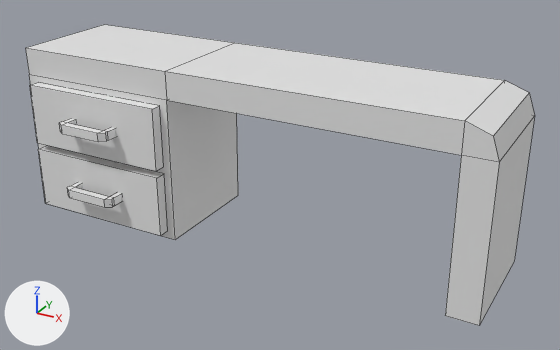
An edit to the FBX model Assets/Models/Props/Destructibles/OfficeTable.FBX, drawn before and after from the same camera.
Before and after are seen from a camera (50 mm lens) standing at (-1.31, -1.67, 1.91) and looking at (-3.01, 1.42, 0.36). The axes (+X, +Y, +Z) are drawn at lower left. The lights are the same throughout. Mesh edges are drawn as thin lines. Where no turn or scale is listed for an object, it has been applied to the vertices.

Script lines for the objects in view, before the commit:
```python
me_mesh = bpy.data.meshes.new('Mesh')
me_mesh.from_pydata(...)  # 88 vertices, 72 faces; spans x -0.45..2.02, y -0.46..0.31, z 0.0..0.89
ob_box005 = bpy.data.objects.new('Box005', me_mesh)
ob_box005.location = (-3.927, 1.469, 0.0)
```
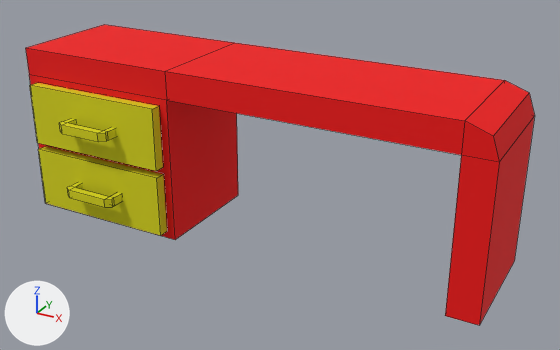
Commit message: Updated Office models

Edits to the bpy script that builds the scene:
```text
Add mat_01___default:
    mat_01___default = principled_material('01 - Default')
    mat_01___default.base_color = (0.882, 0.0, 0.0)  # red #f10000
    mat_01___default.roughness = 0.859
Add mat_01___default_001:
    mat_01___default_001 = principled_material('01 - Default.001')
    mat_01___default_001.base_color = (0.671, 0.647, 0.0)  # yellow #d6d200
    mat_01___default_001.roughness = 0.859
Change me_mesh:
    where me_mesh.from_pydata(...)  # 88 vertices, 72 faces; spans x -0.45..2.02, y -0.46..0.31, z 0.0..0.89
    used by ob_box005; location = (-3.927, 1.469, 0.0)
    me_mesh part 1: all 22 faces centred in x -0.45..2.02, y -0.31..0.31, z 0.0..0.89 switch from no material to mat_01___default (red #f10000)
    me_mesh part 2: all 50 faces centred in x -0.39..0.4, y -0.46..-0.33, z 0.04..0.71 switch from no material to mat_01___default_001 (yellow #d6d200)
```

What differs and where, as boxes [x1, y1, x2, y2] in the pictures (560 x 350 px):
part 1 of me_mesh, recoloured (white to red): [26, 25, 535, 325] in both
part 2 of me_mesh, recoloured (grey to yellow): [30, 83, 167, 236] in both
